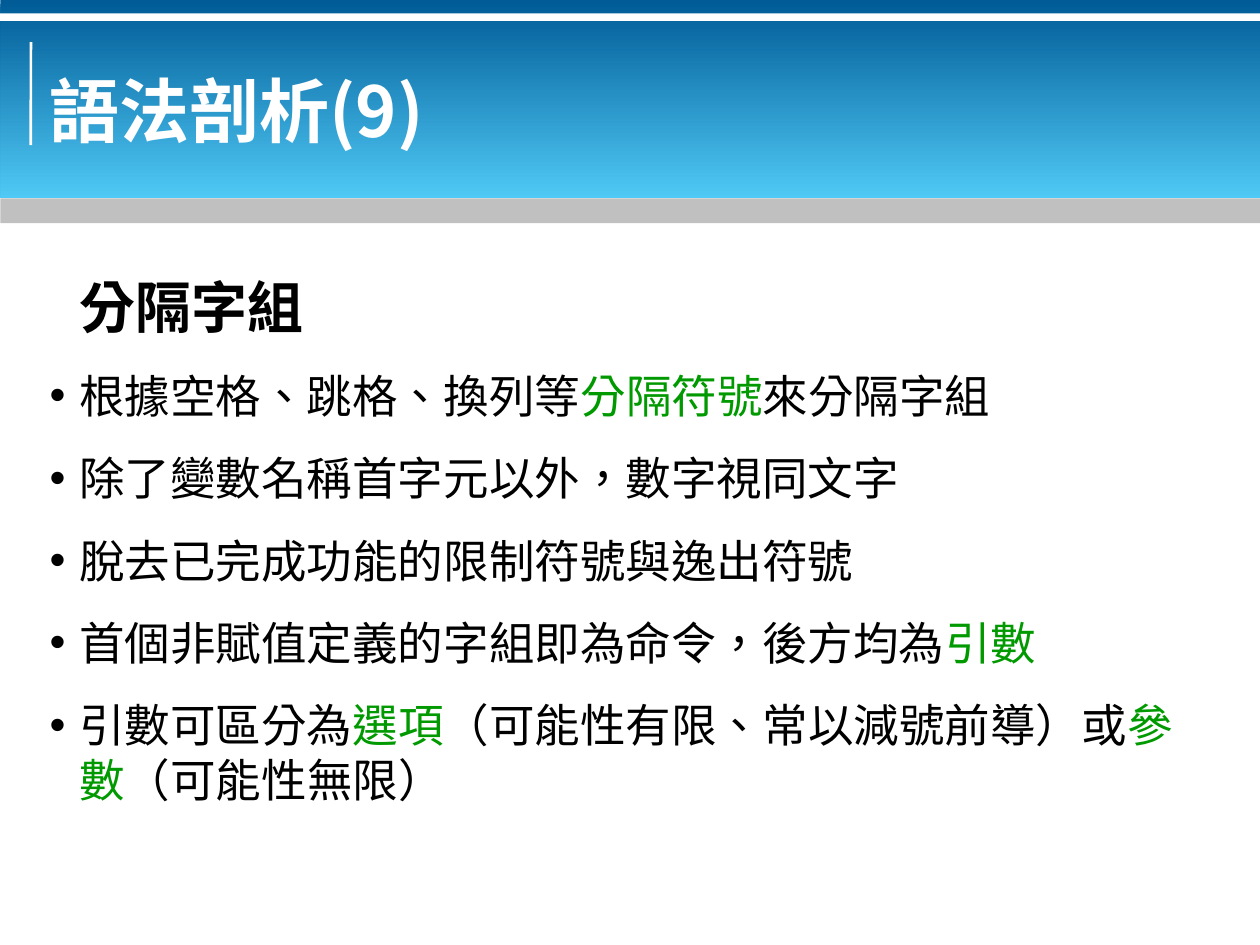
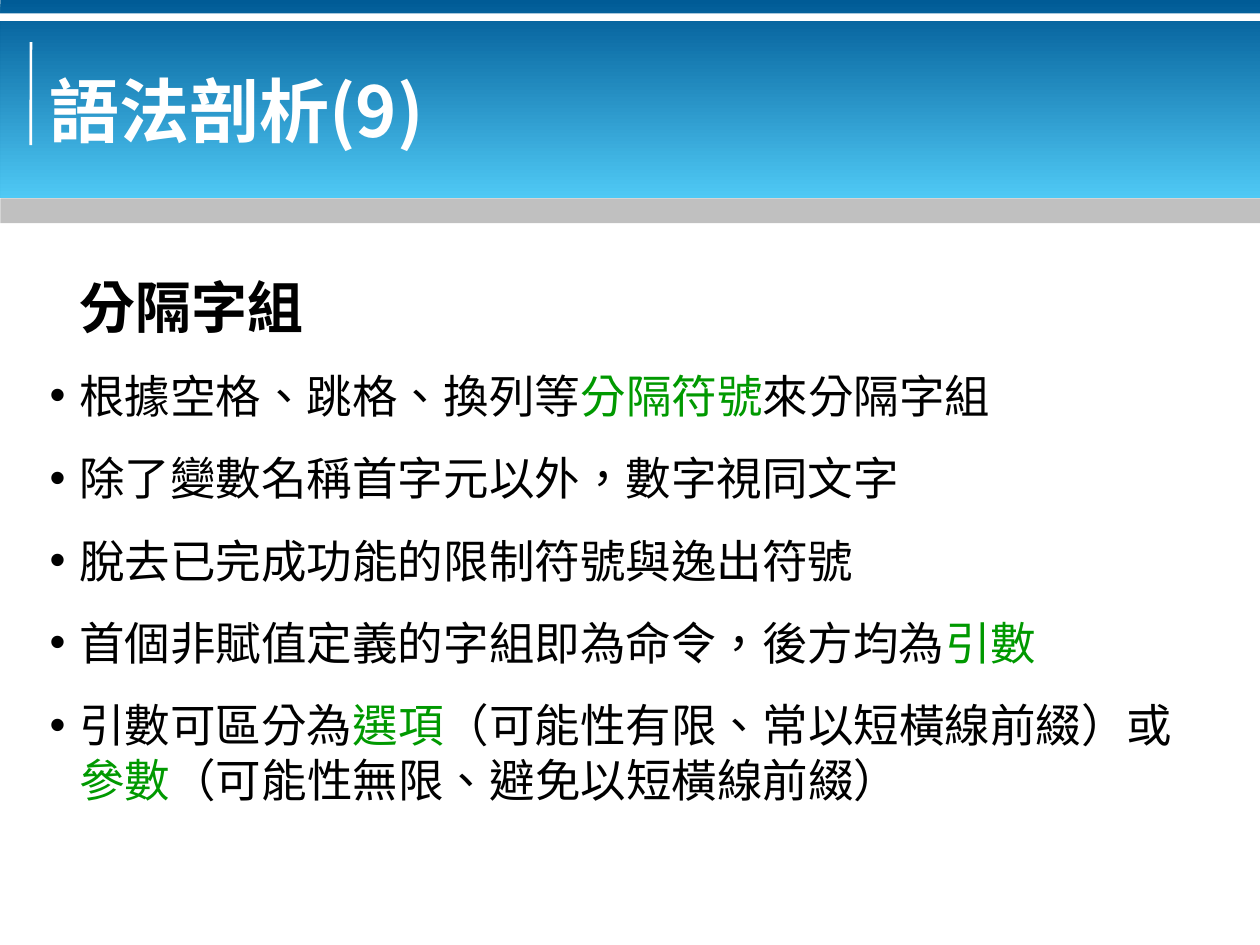
Before and after one commit to bluebat/.presentations, a slide deck: slide 15 of bash-basics.odp. Drawn at 1260x945 pixels with LibreOffice and Linux fonts; fonts in the diff are those of the drawing; background and template pictures are left out. Boxes give left, top, right and bottom in pixels: in the first picture for what was removed or moved away, otherwise in the second. Text is boxed around its words. In the diff, an @@ line names an element or a change of style, - is before the commit and + after.

```diff
--- a/bash-basics.odp
+++ b/bash-basics.odp
@@ text at (x1=79, y1=703, x2=1172, y2=802): text changed @@
-• 引數可區分為選項（可能性有限、常以減號前導）或參數（可能性無限）
+• 引數可區分為選項（可能性有限、常以短橫線前綴）或參數（可能性無限、避免以短橫線前綴）
```
Also in this commit, not shown: 4 other slides changed.
